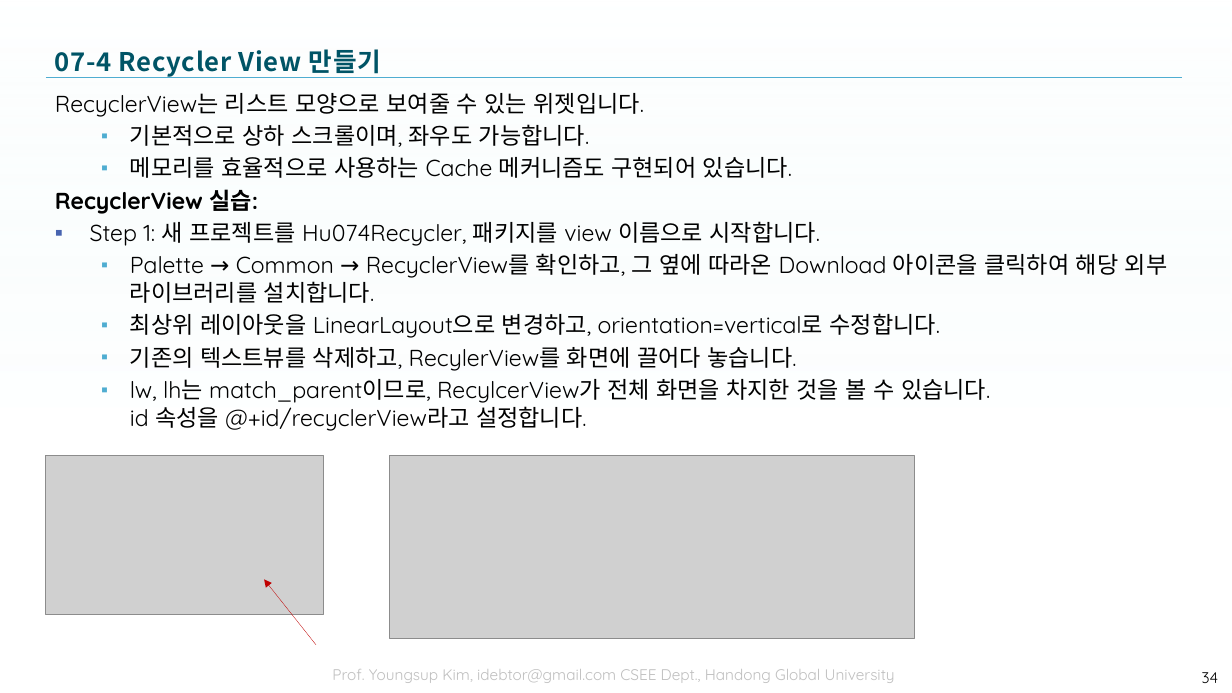
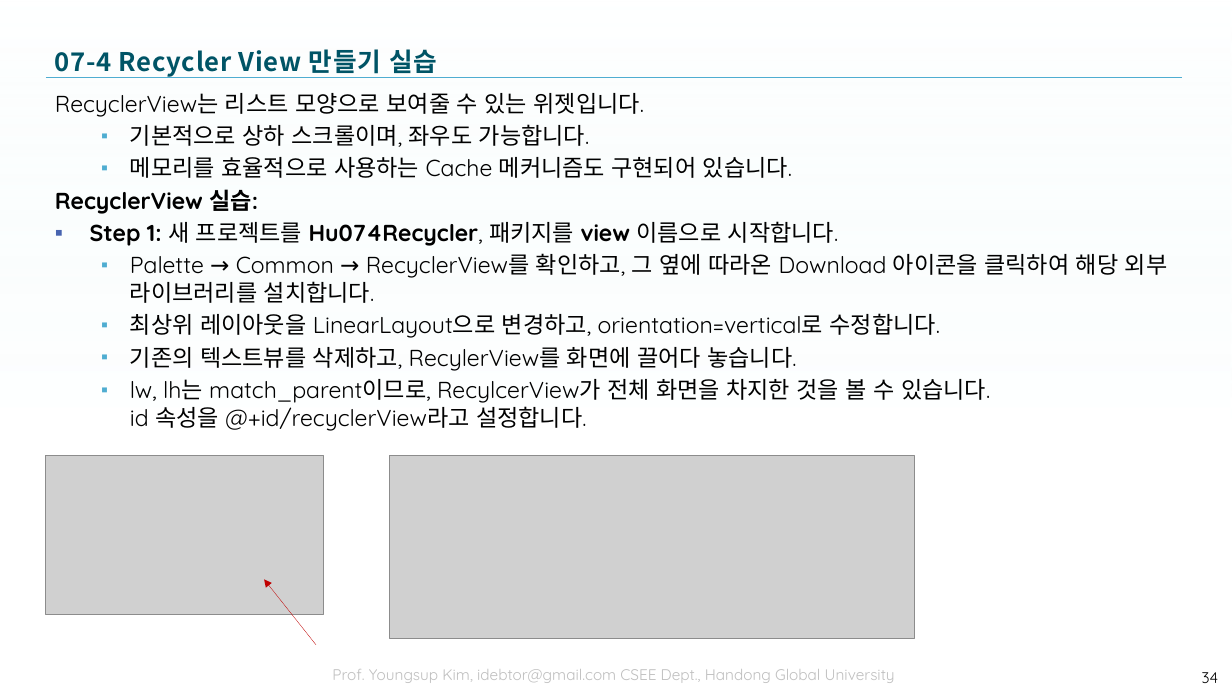
Before and after one commit to tae7841/HuStarAS, a slide deck: slide 34 of ppts/07Widget.pptx. Drawn at 1232x693 pixels with LibreOffice and Linux fonts; fonts in the diff are those of the drawing; grey boxes stand for pictures; background and template pictures are left out. Boxes give left, top, right and bottom in pixels: in the first picture for what was removed or moved away, otherwise in the second. Text is boxed around its words. In the diff, an @@ line names an element or a change of style, - is before the commit and + after.

```diff
--- a/ppts/07Widget.pptx
+++ b/ppts/07Widget.pptx
@@ title at [55,49,438,78]: text changed @@
-07-4 Recycler View 만들기
+07-4 Recycler View 만들기 실습
@@ text at [90,221,838,246]: bold on in "Step 1: Hu074Recycler, view" @@
```
Also in this commit, not shown: 13 other slides changed, 1 slide added, 1 other file.
